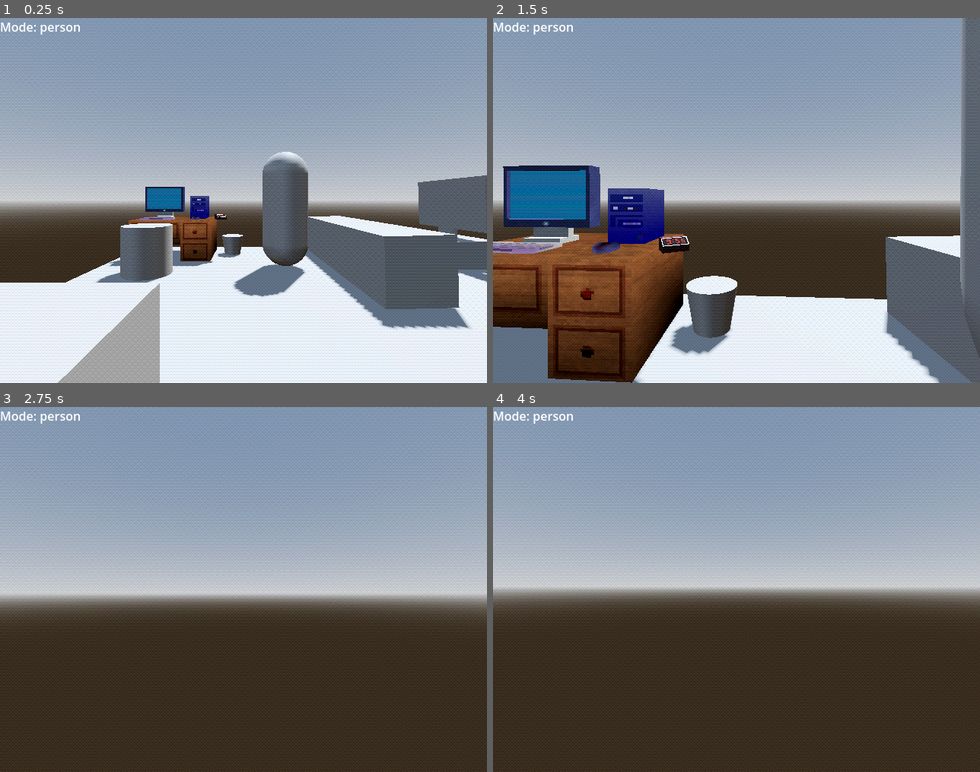
Above: before the commit, frames 1-4 (two rows, left to right).
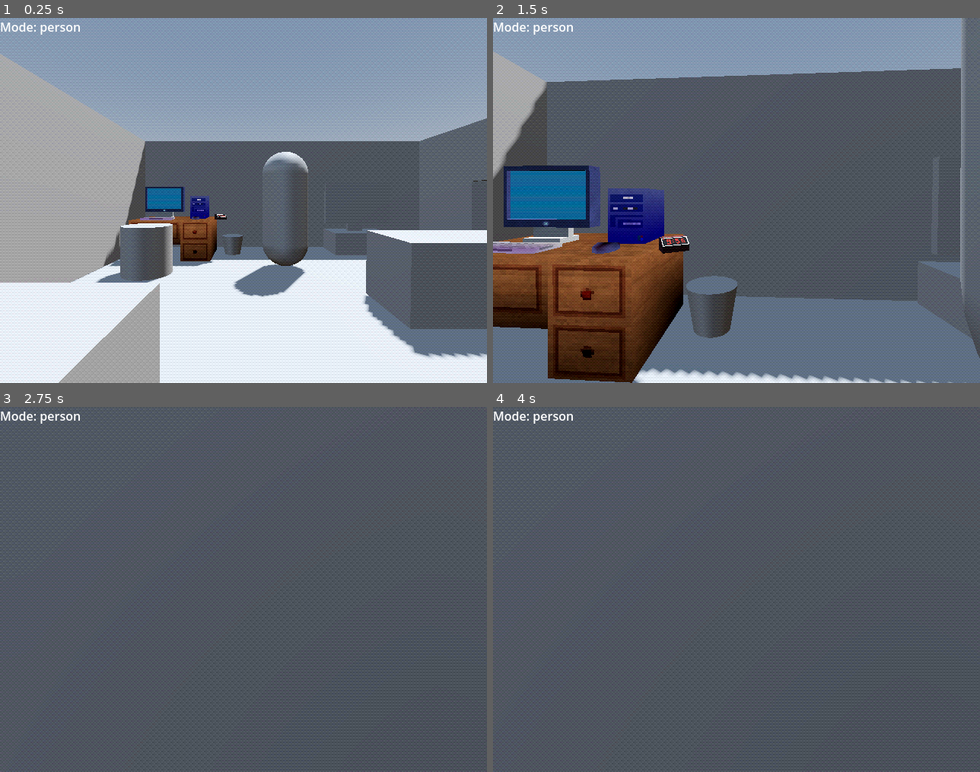
Above: after the commit, the same moments.

Repository: chrisguayara/horror_online
Game: Godot game, scene res://scenes/main.tscn
Same seed, same stepped clock (60 frames per second), same inputs: the game is played once before the commit and once after it.
Inputs (mouse positions are in pixels of both pictures, inside the frame that each line leads up to):
- Up to frame 1 (0.25 s): no input
- Up to frame 2 (1.5 s): move the mouse to (760, 200) at 0.52 s; hold W (up) from 0.53 s (still down); tap E (interact) at 0.6, 1.35 s; tap Space (jump) at 0.77 s; move the mouse to (712, 200) at 1.27 s
- Up to frame 3 (2.75 s): keep holding W (up); tap Space (jump) at 1.52 s; move the mouse to (253, 582) at 2.02 s; tap E (interact) at 2.1 s
- Up to frame 4 (4 s): keep holding W (up); tap Enter at 2.75 s; move the mouse to (731, 596) at 2.77 s; tap E (interact) at 2.85, 3.6 s; tap Space (jump) at 3.02, 3.5, 3.77 s; move the mouse to (775, 593) at 3.52 s

The runs differ from the first frame. In frame 1, 26% of the frame differs, in the area x 0-100%, y 9-100%; in frame 2, 55%; in frame 3, 99%, in the area x 0-100%, y 0-100%; in frame 4, 99%.

Commit message:
udpatedKItchen

Diff:
--- a/scenes/main.tscn
+++ b/scenes/main.tscn
@@ -124,10 +124,58 @@
 prompt_msg = "Pick Up"
 
 [node name="floorLiving" type="CSGBox3D" parent="House"]
-transform = Transform3D(1, 0, 0, 0, 1, 0, 0, 0, 1, 0.244077, -0.252441, 3.05547)
-use_collision = true
-collision_layer = 2
-size = Vector3(9, 0.495117, 10)
+transform = Transform3D(1, 0, 0, 0, 1, 0, 0, 0, 1, 0.244077, -0.252441, 2.55547)
+use_collision = true
+collision_layer = 2
+size = Vector3(9, 0.495117, 9)
+
+[node name="Walls" type="CSGBox3D" parent="House"]
+transform = Transform3D(1, 0, 0, 0, 1, 0, 0, 0, 1, 9.65295, 1.71157, 2.58893)
+use_collision = true
+collision_layer = 2
+size = Vector3(0.1, 3.4, 9.02808)
+
+[node name="Walls5" type="CSGBox3D" parent="House"]
+transform = Transform3D(1, 0, 0, 0, 1, 0, 0, 0, 1, 4.69408, 1.7, -1.04453)
+use_collision = true
+collision_layer = 2
+size = Vector3(0.1, 3.4, 1.8)
+
+[node name="Walls7" type="CSGBox3D" parent="House"]
+transform = Transform3D(1, 0, 0, 0, 1, 0, 0, 0, 1, 4.69408, 1.7, 2.20481)
+use_collision = true
+collision_layer = 2
+size = Vector3(0.1, 3.4, 1.8)
+
+[node name="Walls8" type="CSGBox3D" parent="House"]
+transform = Transform3D(0.999922, 0, -0.0124788, 0, 1, 0, 0.0124788, 0, 0.999922, 4.6925, 2.68569, 0.557742)
+use_collision = true
+collision_layer = 2
+size = Vector3(0.121664, 1.42861, 1.5)
+
+[node name="Walls6" type="CSGBox3D" parent="House"]
+transform = Transform3D(-4.37114e-08, 0, -1, 0, 1, 0, 1, 0, -4.37114e-08, 7.19555, 1.7, 3.05547)
+use_collision = true
+collision_layer = 2
+size = Vector3(0.1, 3.4, 5.09147)
+
+[node name="Walls2" type="CSGBox3D" parent="House"]
+transform = Transform3D(1, 0, 0, 0, 1, 0, 0, 0, 1, -4.20592, 1.7, 2.55547)
+use_collision = true
+collision_layer = 2
+size = Vector3(0.1, 3.4, 9)
+
+[node name="Walls3" type="CSGBox3D" parent="House"]
+transform = Transform3D(-4.37114e-08, 0, 1, 0, 1, 0, -1, 0, -4.37114e-08, 2.76844, 1.7, 7.05547)
+use_collision = true
+collision_layer = 2
+size = Vector3(0.1, 3.4, 13.9487)
+
+[node name="Walls4" type="CSGBox3D" parent="House"]
+transform = Transform3D(-4.37114e-08, 0, 1, 0, 1, 0, -1, 0, -4.37114e-08, 2.76844, 1.7, -1.94453)
+use_collision = true
+collision_layer = 2
+size = Vector3(0.1, 3.4, 13.9487)
 
 [node name="floorLiving3" type="CSGBox3D" parent="House"]
 transform = Transform3D(1, 0, 0, 0, 1, 0, 0, 0, 1, 7.2388, -0.248495, 0.607302)
@@ -162,20 +210,20 @@
 transform = Transform3D(-4.37114e-08, 0, -1, 0, 1, 0, 1, 0, -4.37114e-08, -0.181573, 0, 0.155594)
 
 [node name="Couch" type="CSGBox3D" parent="House"]
-transform = Transform3D(-4.33787e-08, -0.0240134, -0.999712, -7.6194e-09, 0.999712, -0.0240134, 1, 4.71342e-09, -4.35044e-08, 1.43843, 0.513706, 0.490518)
-size = Vector3(4, 1, 1)
-
-[node name="cubby" type="CSGBox3D" parent="House"]
-transform = Transform3D(-4.33787e-08, -0.0240134, -0.999712, -7.6194e-09, 0.999712, -0.0240134, 1, 4.71342e-09, -4.35044e-08, 4.03317, 0.300202, -0.187993)
-size = Vector3(1.6, 0.6, 1)
+transform = Transform3D(1, 5.76308e-09, 1.94397e-10, -7.6194e-09, 0.999712, -0.0240134, -3.32687e-10, 0.0240134, 0.999712, 2.13843, 0.513706, 2.49052)
+size = Vector3(2.4, 1, 1)
 
 [node name="Tv" type="CSGBox3D" parent="House"]
-transform = Transform3D(-4.33787e-08, -0.0240134, -0.999712, -7.6194e-09, 0.999712, -0.0240134, 1, 4.71342e-09, -4.35044e-08, 4.076, 1.41662, -0.137993)
+transform = Transform3D(1, 5.76308e-09, 1.94397e-10, -7.6194e-09, 0.999712, -0.0240134, -3.32687e-10, 0.0240134, 0.999712, 2.376, 1.41662, -1.33799)
 size = Vector3(1.9, 1.2, 0.1)
 
 [node name="stand" type="CSGBox3D" parent="House/Tv"]
 transform = Transform3D(1, 4.44089e-16, -7.10543e-15, 0, 1, -2.86065e-16, 1.06581e-14, -2.05265e-16, 1, -0.0710386, -0.668758, -0.00779343)
 size = Vector3(0.443994, 0.414941, 0.1)
+
+[node name="cubby" type="CSGBox3D" parent="House/Tv"]
+transform = Transform3D(1, 0, -3.55271e-15, 0, 1, -2.86065e-16, 3.55271e-15, -2.05265e-16, 1, -0.05, -1.11507, 0.0696268)
+size = Vector3(1.6, 0.6, 1)
 
 [node name="ChairPlacement" type="MeshInstance3D" parent="House"]
 transform = Transform3D(1, 0, 0, 0, 1, 0, 0, 0, 1, -2.98783, 0.479311, 0.808412)
@@ -194,13 +242,23 @@
 skeleton = NodePath("../..")
 
 [node name="Kitchen" type="CSGBox3D" parent="House"]
-transform = Transform3D(1, 0, 0, 0, 1, 0, 0, 0, 1, 7.22126, -0.252726, 5.60226)
-use_collision = true
-collision_layer = 2
-size = Vector3(5, 0.495117, 4.9)
+transform = Transform3D(1, 0, 0, 0, 1, 0, 0, 0, 1, 7.22126, -0.252726, 5.15226)
+use_collision = true
+collision_layer = 2
+size = Vector3(5, 0.495117, 4)
 
 [node name="Kitchen2" type="CSGBox3D" parent="House"]
-transform = Transform3D(1, 0, 0, 0, 1, 0, 0, 0, 1, 7.27126, 0.399715, 7.25226)
+transform = Transform3D(1, 0, 0, 0, 1, 0, 0, 0, 1, 7.25469, 0.377534, 6.45725)
+use_collision = true
+collision_layer = 2
+size = Vector3(4.7, 0.8, 1.2)
+
+[node name="CSGBox3D" type="CSGBox3D" parent="House/Kitchen2"]
+transform = Transform3D(1, 0, 0, 0, 1, 0, 0, 0, 1, 0.0500002, 0, -0.0843506)
+size = Vector3(1.3, 1, 1.38306)
+
+[node name="Cabinets" type="CSGBox3D" parent="House"]
+transform = Transform3D(1, 0, 0, 0, 1, 0, 0, 0, 1, 7.25469, 2.97753, 6.45725)
 use_collision = true
 collision_layer = 2
 size = Vector3(4.7, 0.8, 1.2)
